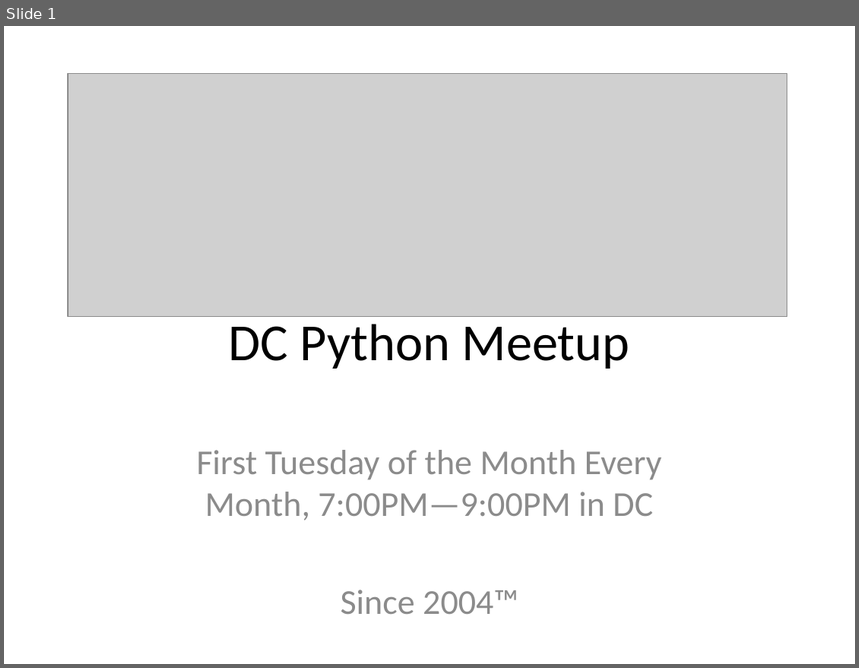
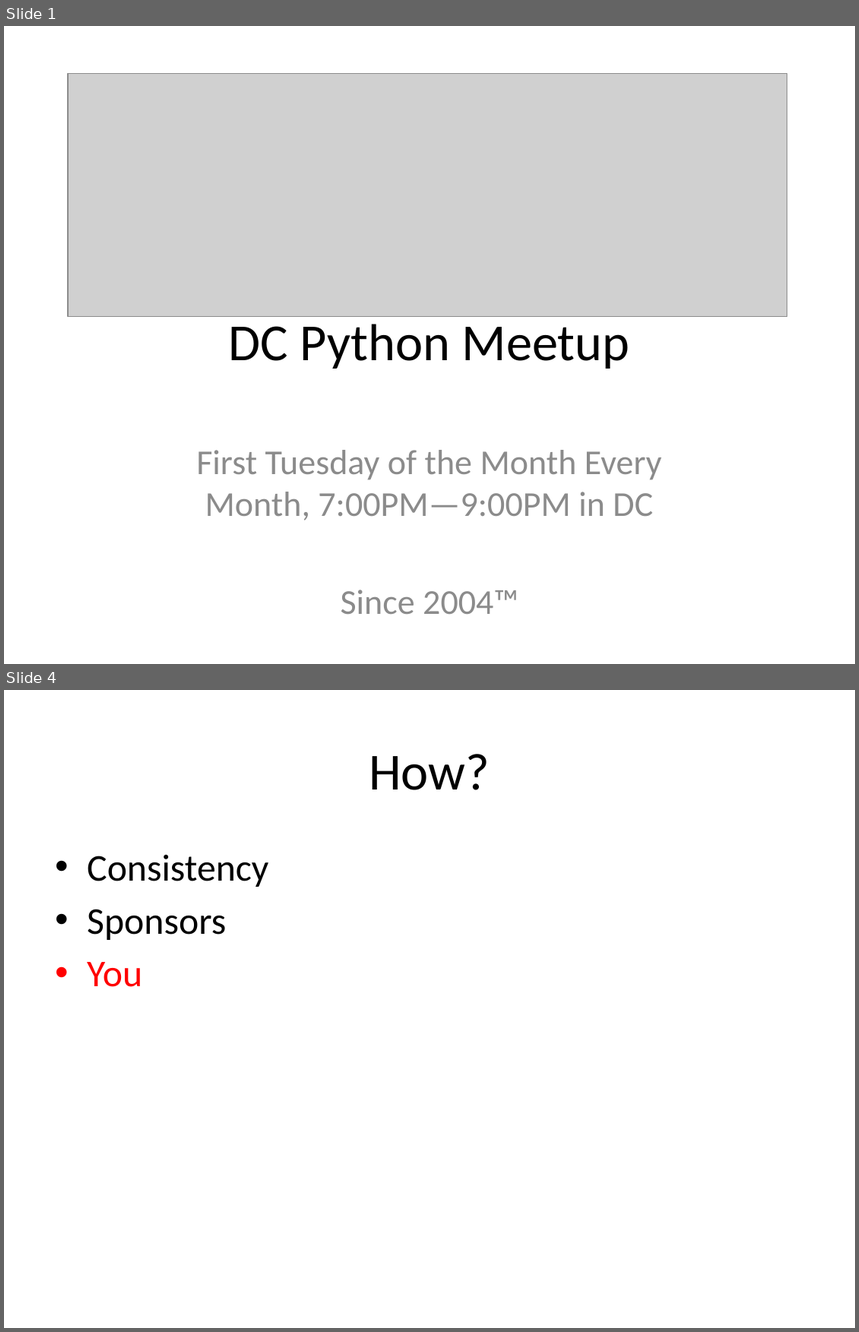
Before and after one commit to DCPython/generic-meetup-slides, a slide deck: DC Python Generic Meetup Slides.pptx. Shown one above the other, each under a label of ours: slide 1 before the commit, slides 1 and 4 after it; the slides between them are not shown. The pictures are 859x668 and 859x1332 pixels, drawn with LibreOffice and Linux fonts; fonts in the diff are those of the drawing; grey boxes stand for pictures. Boxes give left, top, right and bottom in pixels: in the first picture for what was removed or moved away, otherwise in the second. Text is boxed around its words. In the diff, an @@ line names an element or a change of style, - is before the commit and + after.

```diff
--- a/DC Python Generic Meetup Slides.pptx
+++ b/DC Python Generic Meetup Slides.pptx
@@ slide 4 added at bbox=[4, 690, 855, 1328], background #FFFFFF @@
@@ title added at bbox=[369, 754, 490, 790], 44 pt, text #000000 @@
+How?
@@ text added at bbox=[87, 854, 268, 987], 32 pt, text #000000 @@
+• Consistency
+• Sponsors
+• You
```
Also in this commit, not shown: 1 slide changed, 1 other slide added, 1 slide removed, 1 other file.
